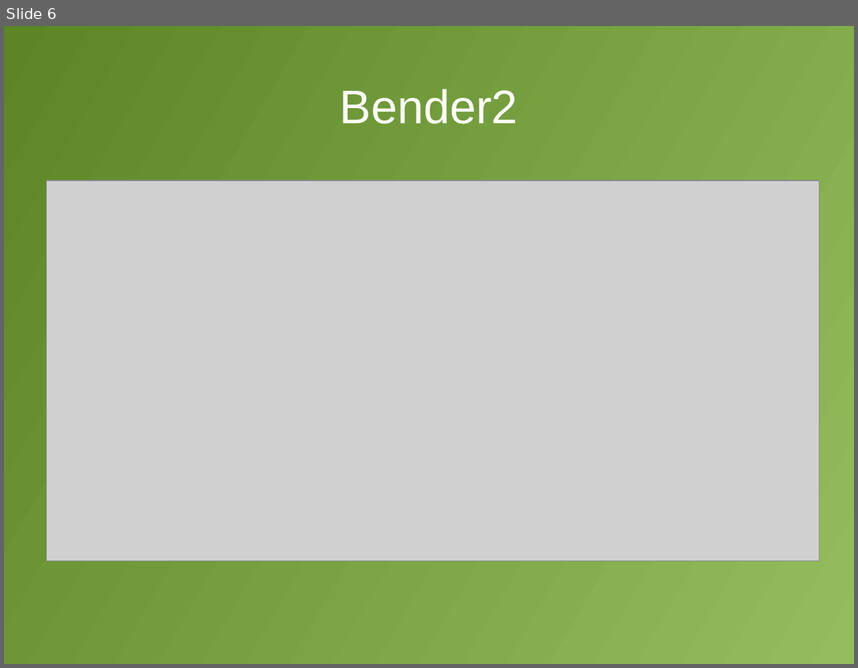
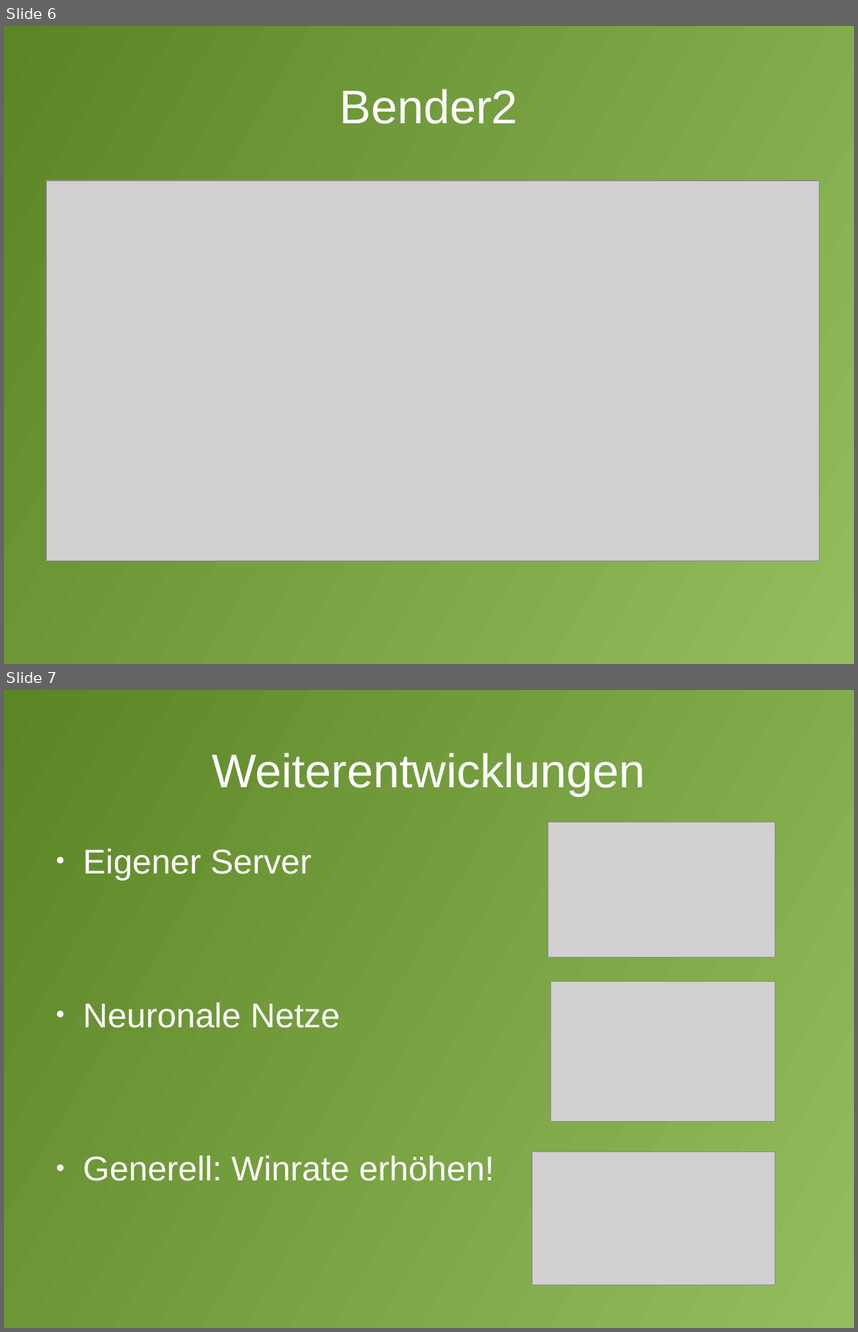
Before and after one commit to Slaan/la_proj, a slide deck: doc/Präsentation/BenderPräsi.odp. Shown one above the other, each under a label of ours: slide 6 before the commit, slides 6 and 7 after it. The pictures are 858x668 and 858x1332 pixels, drawn with LibreOffice and Linux fonts; fonts in the diff are those of the drawing; grey boxes stand for pictures. Boxes give left, top, right and bottom in pixels: in the first picture for what was removed or moved away, otherwise in the second. Text is boxed around its words. In the diff, an @@ line names an element or a change of style, - is before the commit and + after.

```diff
--- a/doc/Präsentation/BenderPräsi.odp
+++ b/doc/Präsentation/BenderPräsi.odp
@@ slide 7 added at (4,690,854,1328), background gradient #94BD5E to #5C8526 @@
@@ title added at (212,753,646,796), 44 pt, text #FFFFFF @@
+Weiterentwicklungen
@@ picture added at (548,822,775,957) @@
@@ text added at (83,849,495,1181), 32 pt, text #FFFFFF @@
+● Eigener Server
+● Neuronale Netze
+● Generell: Winrate erhöhen!
@@ picture added at (551,982,775,1121) @@
@@ picture added at (533,1152,775,1285) @@
```
Also in this commit, not shown: 1 other slide added, 6 other files.
